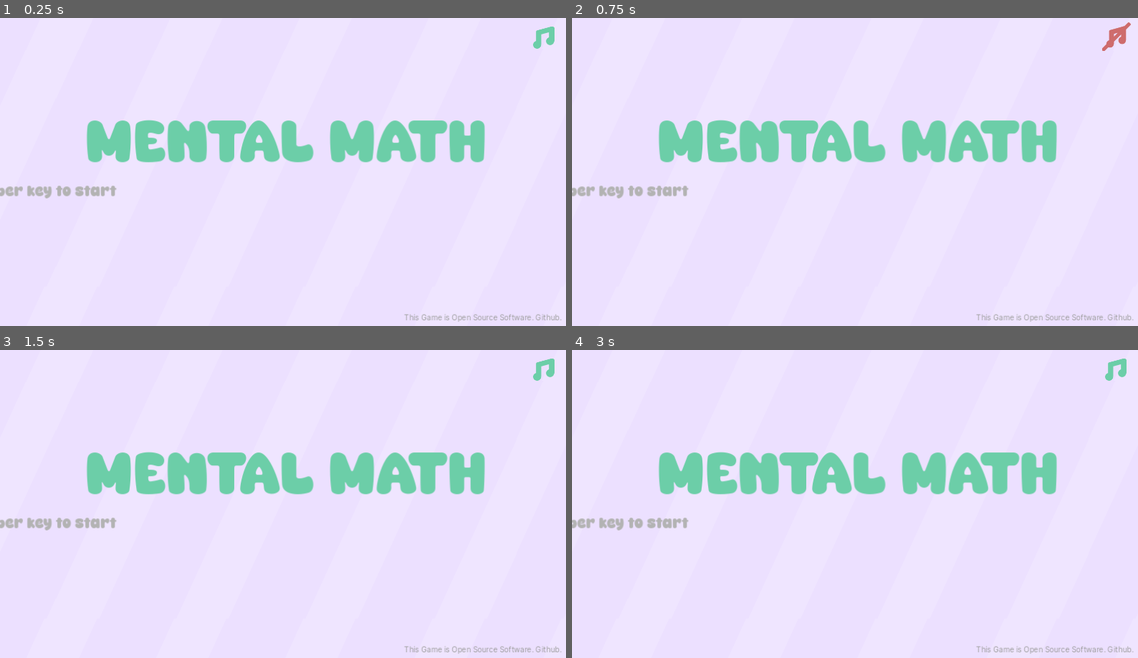
Above: before the commit, frames 1-4 (two rows, left to right).
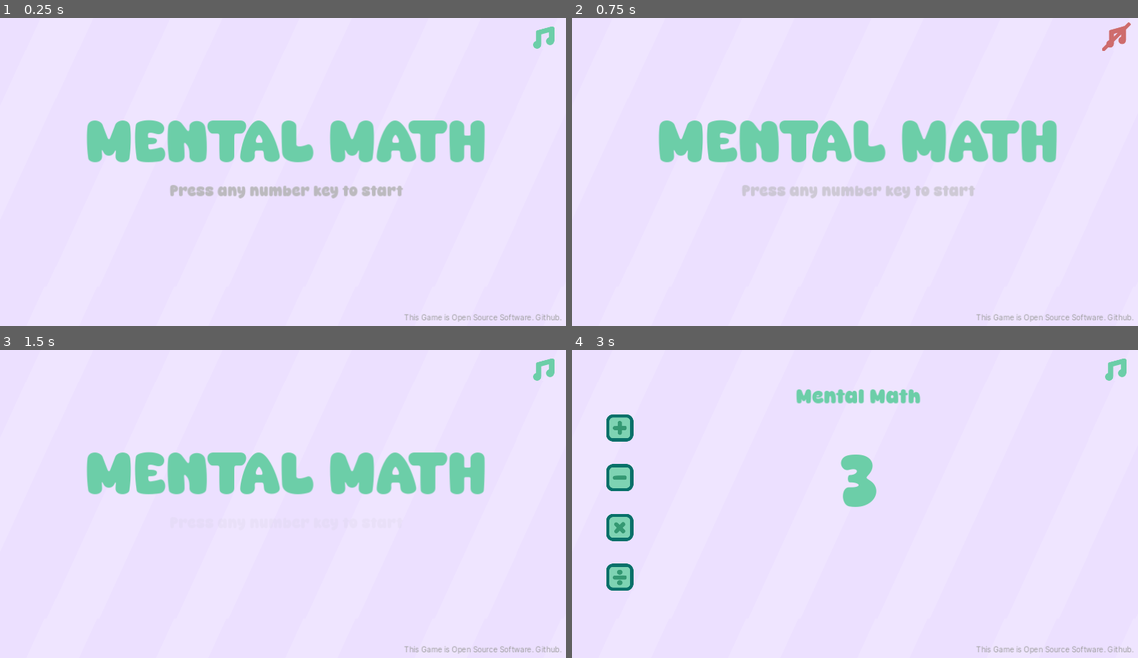
Above: after the commit, the same moments.

Repository: muhdsalm/mental-math-website
Game: Godot game, scene res://scenes/start_screen.tscn
Two runs of this game, one before a commit and one after it. Both use one fixed random seed, a clock stepped at 60 frames per second and the inputs below.
Inputs (mouse positions are in pixels of both pictures, inside the frame that each line leads up to):
- Up to frame 1 (0.25 s): no input
- Up to frame 2 (0.75 s): click (1115, 36) at 0.5 s
- Up to frame 3 (1.5 s): click (543, 368) at 1.25 s
- Up to frame 4 (3 s): click (1115, 368) at 2 s; tap Enter at 2.75 s; move the mouse to (985, 485) at 2.77 s; tap 1 (any_number_key) at 2.85 s

The runs differ from the first frame. In frame 1, 1.4% of the frame differs, in the area x 0-72%, y 54-59%; in frame 2, 1.3%; in frame 3, 0.5%; in frame 4, 9.4%, in the area x 0-86%, y 12-79%.
Error before the commit: Invalid access to property or key 'position' on a base object of type 'null instance'. (res://scenes/start_screen.gd:29)

Commit message:
Clean up major issues in main screen

Diff:
--- a/scenes/main_scene.gd
+++ b/scenes/main_scene.gd
@@ -24,6 +24,7 @@
 func _ready() -> void:
 	muted = Globals.muted
 	$Question/Label.text = ""
+	$Question2/Label.text = ""
 	$QuestionStopwatch/Label.text = ""
 	if !muted:
 		$"Startup Beep".play()
@@ -41,7 +42,7 @@
 			$"Question Marker2".scale = Vector2(3, 3)
 			$"Question Marker2".position.y = 177
 			$QuestionStopwatch.scale = Vector2(2, 2)
-			$QuestionStopwatch.position.y = 1289
+			$QuestionStopwatch.position.y = 654
 
 
 # Called every frame. 'delta' is the elapsed time since the previous frame.
@@ -151,10 +152,12 @@
 func _on_startup_timer_timeout() -> void:
 	startup_count -= 1
 	$Question/TimerLabel.text = str(startup_count)
+	$Question2/TimerLabel.text = str(startup_count)
 	if !muted:
 		$"Startup Beep".play()
 	if startup_count < 0:
 		$Question/TimerLabel.visible = false
+		$Question2/TimerLabel.visible = false
 		$StartupTimer.stop()
 		update_number = true
 		the_holy_trinity()
--- a/scenes/main_scene.tscn
+++ b/scenes/main_scene.tscn
@@ -199,6 +199,7 @@
 theme = ExtResource("3_kyuh8")
 theme_override_colors/font_color = Color(0.0235294, 0.588235, 0.227451, 1)
 theme_override_font_sizes/font_size = 120
+alignment = 1
 metadata/_edit_use_anchors_ = true
 
 [node name="TypingAudioStreamPlayer" type="AudioStreamPlayer" parent="Question2"]
@@ -743,7 +744,7 @@
 
 [node name="Numpads2" type="Node2D" parent="."]
 visible = false
-position = Vector2(594, 1507)
+position = Vector2(594, 1163)
 scale = Vector2(3.5, 3.5)
 script = ExtResource("24_2lfe6")
 metadata/_edit_group_ = true
--- a/scenes/start_screen.gd
+++ b/scenes/start_screen.gd
@@ -18,6 +18,7 @@
 			$OpenSourceDisclaimer.position.x = get_viewport_rect().size.x / 2
 			$PortraitAndroidStuff.visible = true
 			$TitleText.visible = false
+			$StartButton.visible = false
 			$PortraitAndroidStuff.position.x = get_viewport_rect().size.x / 2
 			$PortraitAndroidStuff.position.y = get_viewport_rect().size.y / 2
 	pass # Replace with function body.
@@ -26,7 +27,6 @@
 # Called every frame. 'delta' is the elapsed time since the previous frame.
 func _process(delta: float) -> void:
 	$TitleText.position.x = get_viewport_rect().size.x / 2
-	$TitleTextAndroid.position.x = get_viewport_rect().size.x / 2
 	$CotinueText.position.x = get_viewport_rect().size.x / 2
 	$AudioButton.position.x = get_viewport_rect().size.x * 0.953993056
 	$OpenSourceDisclaimer.position.x = get_viewport_rect().size.x * 0.842013889
